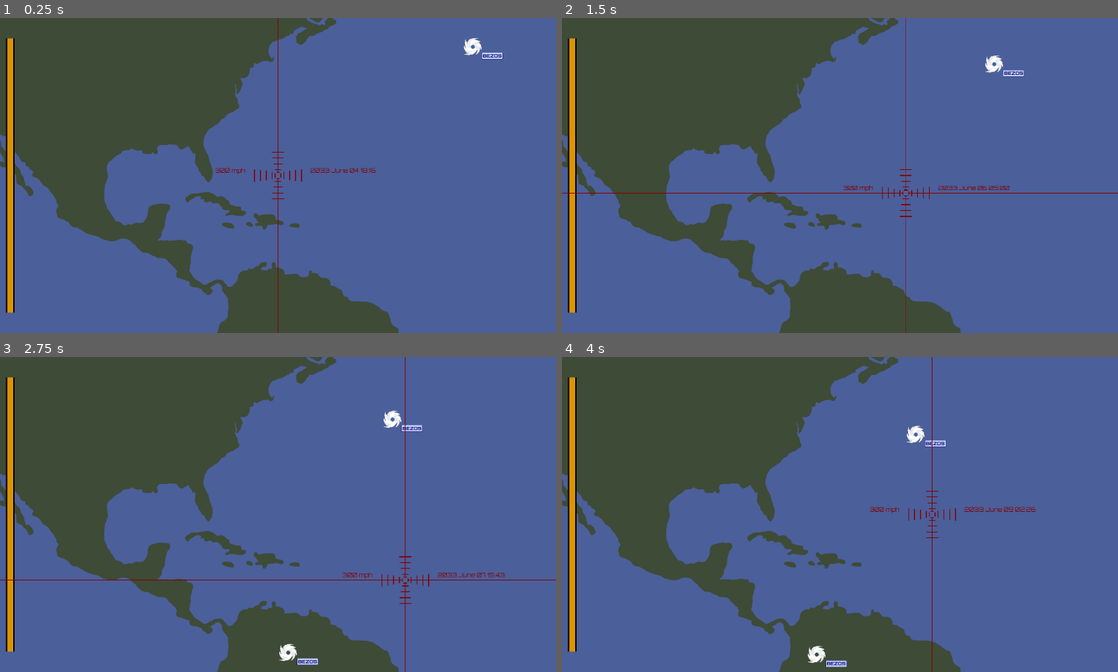
Above: before the commit, frames 1-4 (two rows, left to right).
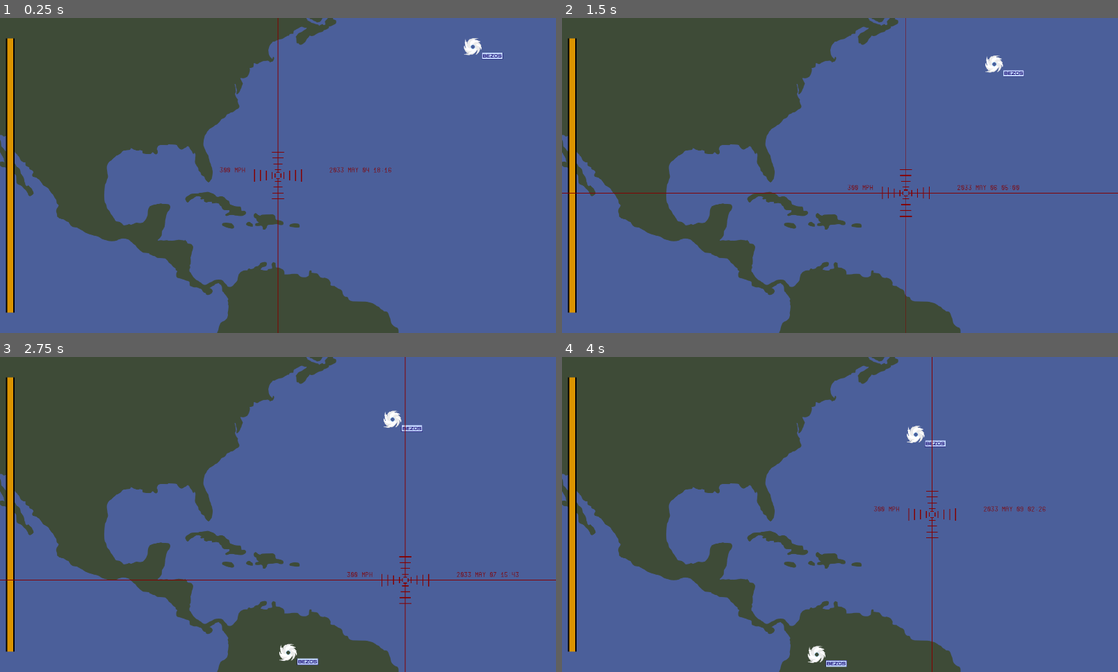
Above: after the commit, the same moments.

Repository: nschrag/BigHurricaneHunter
Game: Godot game, scene res://Map02.tscn
Same seed, same stepped clock (60 frames per second), same inputs: the game is played once before the commit and once after it.
Inputs:
- Up to frame 1 (0.25 s): no input
- Up to frame 2 (1.5 s): hold Right (ui_right) 0.53-1.28 s; hold Down (ui_down) from 1.28 s (still down)
- Up to frame 3 (2.75 s): release Down (ui_down) at 2.03 s; hold Right (ui_right) from 2.03 s (still down)
- Up to frame 4 (4 s): release Right (ui_right) at 2.78 s; hold Up (ui_up) 2.78-3.53 s; hold Left (ui_left) from 3.53 s (still down)

The runs differ from the first frame. In frame 1, 0.2% of the frame differs, in the area x 38-71%, y 47-50%; in frame 2, 0.2%; in frame 3, 0.2%, in the area x 61-94%, y 68-71%; in frame 4, 0.2%.

Commit message:
Updates related to datetime UI
- Started laying out the high score UI
- Changed to a monospace font
- Changed to 3-letter months to simplify alignment
- Fixed off-by-one bug in month name array

Diff:
--- a/GameTimer.gd
+++ b/GameTimer.gd
@@ -1,7 +1,8 @@
 extends Label
 
 @onready var start_timestamp = Time.get_unix_time_from_datetime_dict({ "year":2033, "month":5, "day":1})
-const months = ["January", "February", "March", "April", "May", "June", "July", "August", "Sept", "October", "November", "December"]
+const months = ["", "Jan", "Feb", "Mar", "Apr", "May", "Jun", "Jul", "Aug", "Sep", "Oct", "Nov", "Dec"]
+#const months = ["January", "February", "March", "April", "May", "June", "July", "August", "Sept", "October", "November", "December"]
 
 func _process(delta: float) -> void:
 	var date_time = Time.get_datetime_dict_from_unix_time(start_timestamp + Time.get_ticks_msec() * 100)
--- /dev/null
+++ b/HighScoreDisplay.gd
@@ -0,0 +1,8 @@
+extends VFlowContainer
+
+@export var entry: PackedScene
+
+func _ready() -> void:
+	for i in 10:
+		var e = entry.instantiate()
+		add_child(e)
--- /dev/null
+++ b/HighScoreEntryUI.tscn
@@ -0,0 +1,27 @@
+[gd_scene load_steps=2 format=3 uid="uid://c0tx30da0bbm4"]
+
+[ext_resource type="LabelSettings" uid="uid://b2smq1q877j2o" path="res://ReticuleLabel.tres" id="1_relyq"]
+
+[node name="HFlowContainer" type="VFlowContainer"]
+custom_minimum_size = Vector2(0, 40)
+
+[node name="Rank" type="Label" parent="."]
+layout_mode = 2
+text = "01"
+label_settings = ExtResource("1_relyq")
+
+[node name="Dash" type="Label" parent="."]
+layout_mode = 2
+text = " - "
+label_settings = ExtResource("1_relyq")
+
+[node name="DateTime" type="Label" parent="."]
+custom_minimum_size = Vector2(275, 0)
+layout_mode = 2
+text = "2033 July 04 21:00"
+label_settings = ExtResource("1_relyq")
+
+[node name="PlayerName" type="Label" parent="."]
+layout_mode = 2
+text = "player name"
+label_settings = ExtResource("1_relyq")
--- a/Reticule.tscn
+++ b/Reticule.tscn
@@ -4,10 +4,7 @@
 [ext_resource type="Script" uid="uid://h6u8yibik73r" path="res://ReticuleHash.gd" id="2_d8v40"]
 [ext_resource type="Theme" uid="uid://mj45j2a4x55k" path="res://UITheme.tres" id="3_7l3bn"]
 [ext_resource type="Script" uid="uid://b4uhcucngxbaw" path="res://GameTimer.gd" id="4_fkohd"]
-
-[sub_resource type="LabelSettings" id="LabelSettings_iqx64"]
-font_size = 20
-font_color = Color(0.521569, 0, 0, 1)
+[ext_resource type="LabelSettings" uid="uid://b2smq1q877j2o" path="res://ReticuleLabel.tres" id="4_iqx64"]
 
 [node name="Reticule" type="Node2D"]
 script = ExtResource("1_0cdfs")
@@ -89,17 +86,17 @@
 offset_bottom = -1.0
 theme = ExtResource("3_7l3bn")
 text = "300 mph"
-label_settings = SubResource("LabelSettings_iqx64")
+label_settings = ExtResource("4_iqx64")
 horizontal_alignment = 2
 
 [node name="DateTime" type="Label" parent="Center"]
-offset_left = 110.0
+offset_left = 175.0
 offset_top = -31.0
-offset_right = 212.0
+offset_right = 388.0
 offset_bottom = -1.0
 theme = ExtResource("3_7l3bn")
-text = "2033 June 01 23:00"
-label_settings = SubResource("LabelSettings_iqx64")
+text = "2033 Jun 01 23:00"
+label_settings = ExtResource("4_iqx64")
 horizontal_alignment = 2
 script = ExtResource("4_fkohd")
 
--- /dev/null
+++ b/ReticuleLabel.tres
@@ -0,0 +1,7 @@
+[gd_resource type="LabelSettings" format=3 uid="uid://b2smq1q877j2o"]
+
+[resource]
+font_size = 24
+font_color = Color(0.521569, 0, 0, 1)
+outline_size = 1
+outline_color = Color(0.521569, 0, 0, 1)
--- a/UITheme.tres
+++ b/UITheme.tres
@@ -1,6 +1,6 @@
 [gd_resource type="Theme" load_steps=2 format=3 uid="uid://mj45j2a4x55k"]
 
-[ext_resource type="FontFile" uid="uid://r6jbx4005eih" path="res://Orbitron-Regular.ttf" id="1_cqvjm"]
+[ext_resource type="FontFile" uid="uid://d0tw0p7ctrw3v" path="res://Zector.ttf" id="1_cqvjm"]
 
 [resource]
 default_font = ExtResource("1_cqvjm")
Not shown, added: HighScoreDisplay.gd.uid
Binary file added: Zector.ttf
Not shown, added: Zector.ttf.import
